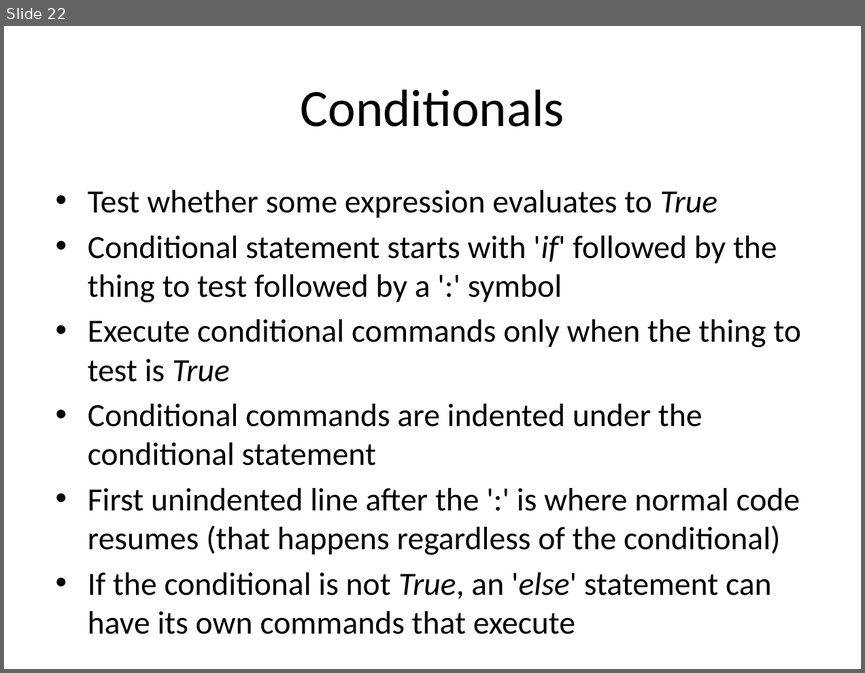
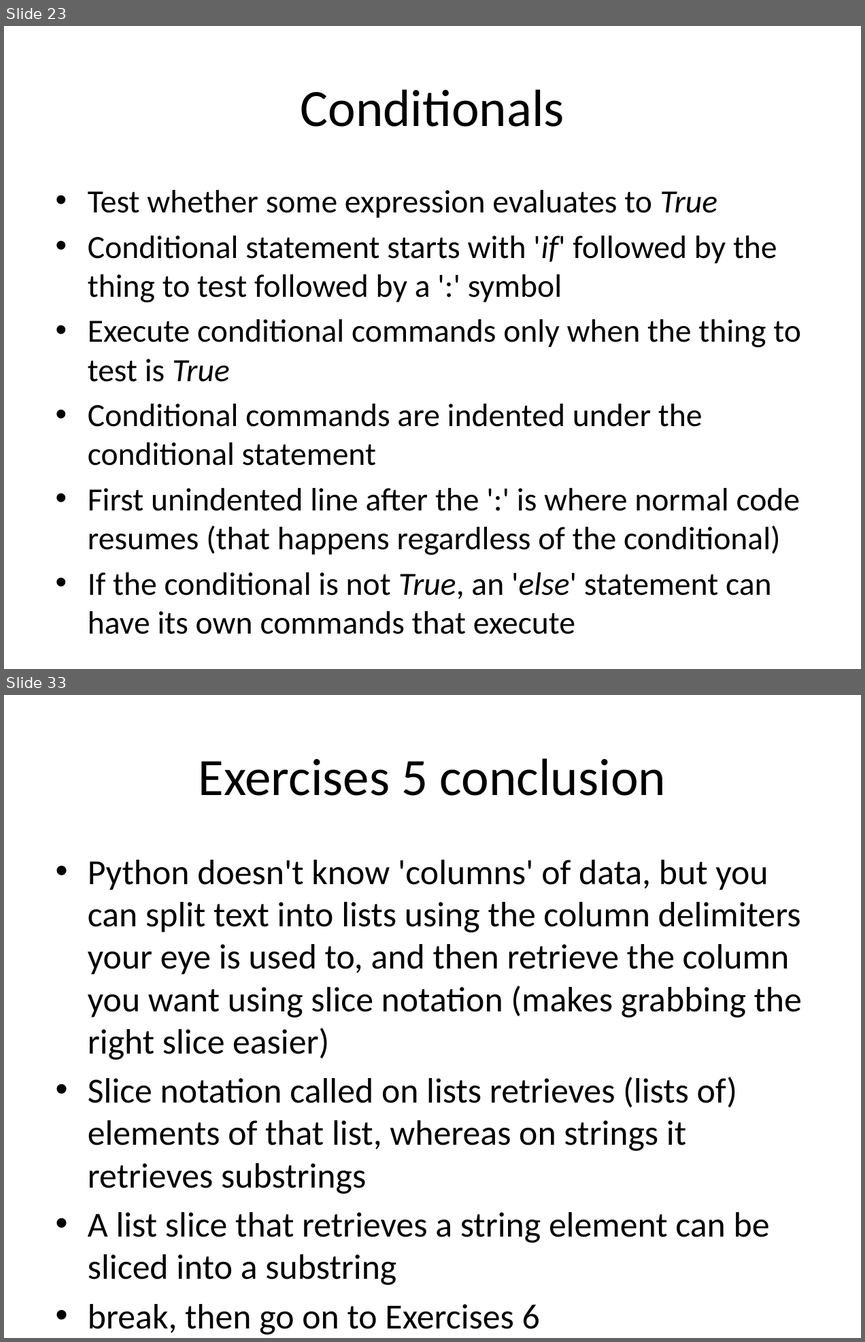
Before and after one commit to GSBS-Bootstrappers/bootstrappers-courses, a slide deck: python1/Python_I/Python I.pptx. Shown one above the other, each under a label of ours: slide 22 before the commit, slides 23 and 33 after it; the slides between them are not shown. The pictures are 865x673 and 865x1342 pixels, drawn with LibreOffice and Linux fonts; fonts in the diff are those of the drawing. Boxes give left, top, right and bottom in pixels: in the first picture for what was removed or moved away, otherwise in the second. Text is boxed around its words. In the diff, an @@ line names an element or a change of style, - is before the commit and + after.

```diff
--- a/python1/Python_I/Python I.pptx
+++ b/python1/Python_I/Python I.pptx
@@ slide 33 added at bbox=[4, 695, 861, 1338], background #FFFFFF @@
@@ title added at bbox=[198, 758, 666, 796], 44 pt, text #000000 @@
+Exercises 5 conclusion
@@ text added at bbox=[88, 860, 802, 1285], 29.6 pt, text #000000 @@
+• Python doesn't know 'columns' of data, but you can split text into lists using the column delimiters your eye is used to, and then retrieve the column you want using slice notation (makes grabbing the right slice easier)
+• Slice notation called on lists retrieves (lists of) elements of that list, whereas on strings it retrieves substrings
+• A list slice that retrieves a string element can be sliced into a substring
+• break, then go on to Exercises 6
@@ what was slide 22 is now slide 23 @@
```
Also in this commit, not shown: 2 slides changed, 16 other slides added, 2 other files.
